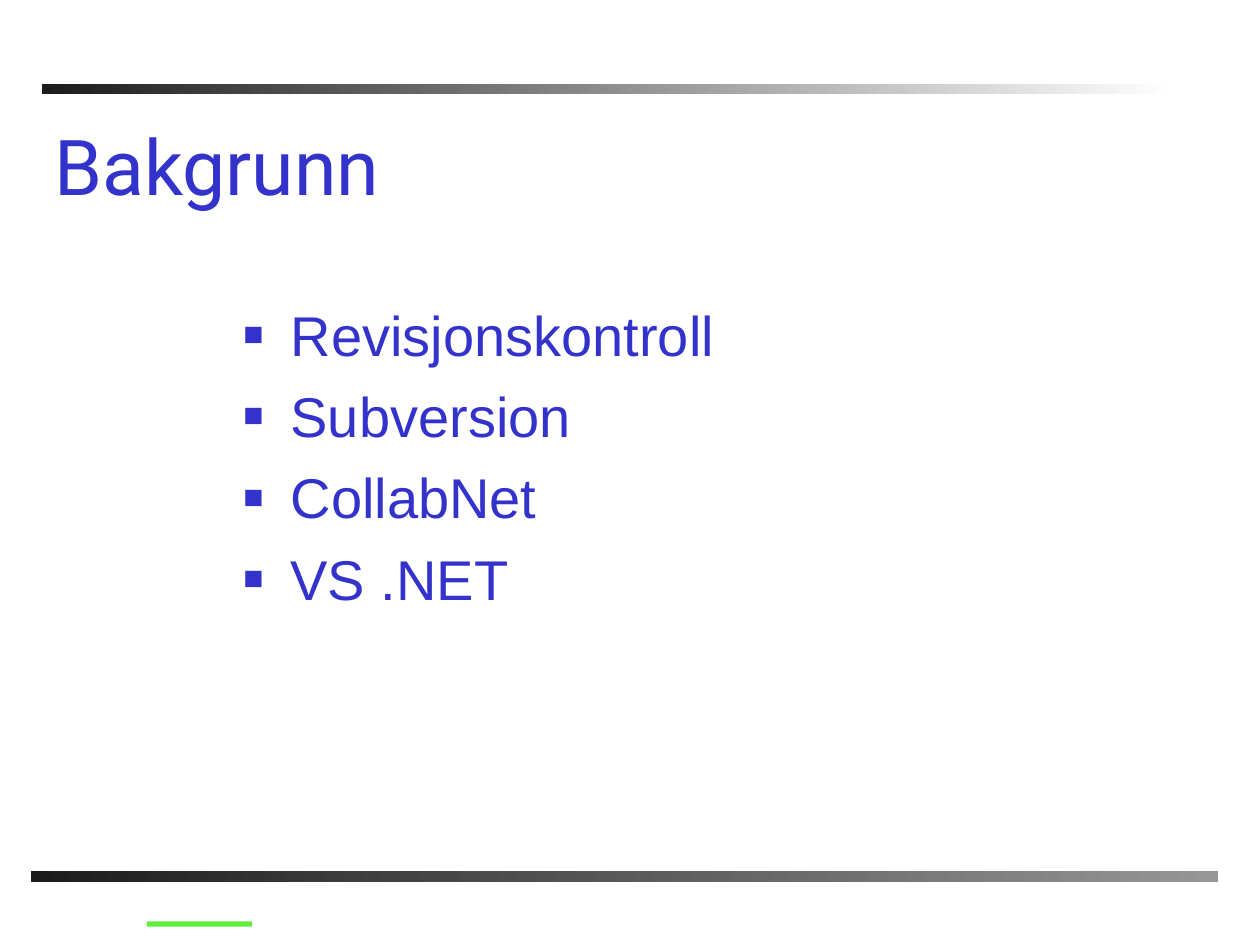
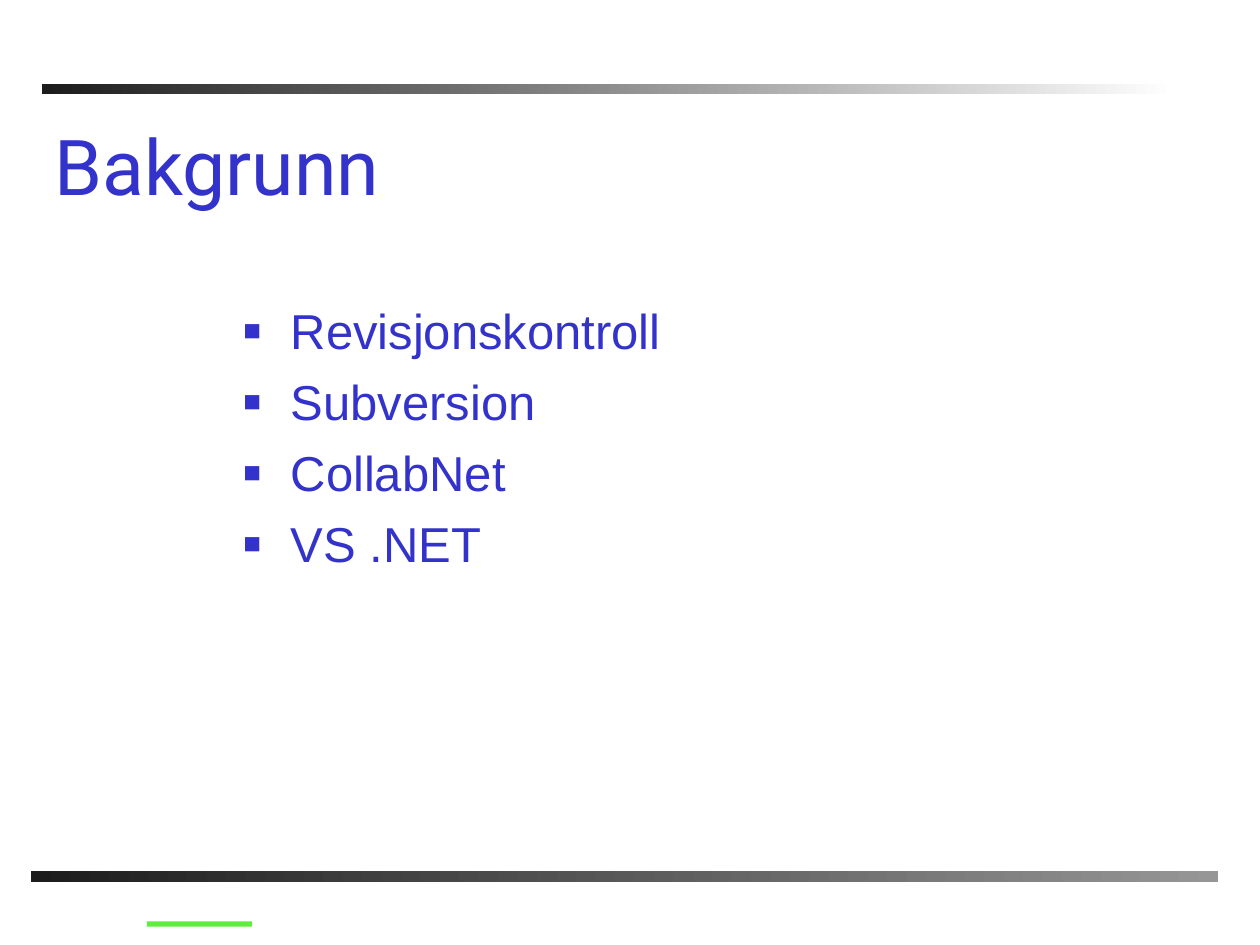
Before and after one commit to AnkhSVN/AnkhSVN, a slide deck: slide 3 of doc/powerpoint/Subversion_addin_for_VS.NET.ppt. Drawn at 1260x945 pixels with LibreOffice and Linux fonts; fonts in the diff are those of the drawing; background and template pictures are left out. Boxes give left, top, right and bottom in pixels: in the first picture for what was removed or moved away, otherwise in the second. Text is boxed around its words. In the diff, an @@ line names an element or a change of style, - is before the commit and + after.

```diff
--- a/doc/powerpoint/Subversion_addin_for_VS.NET.ppt
+++ b/doc/powerpoint/Subversion_addin_for_VS.NET.ppt
@@ text "Revisjonskontroll" at <box>291,313,661,563</box>: size 32 to 28 pt; less space between paragraphs @@
```
Also in this commit, not shown: 15 other slides changed, 2 slides added, 2 slides removed.
